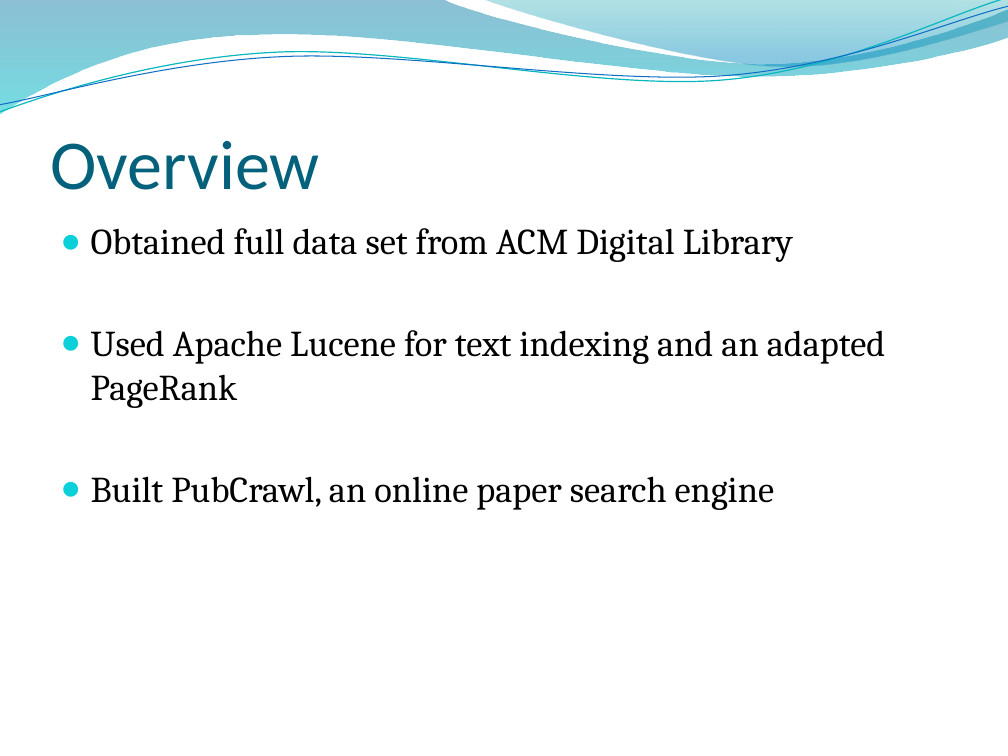
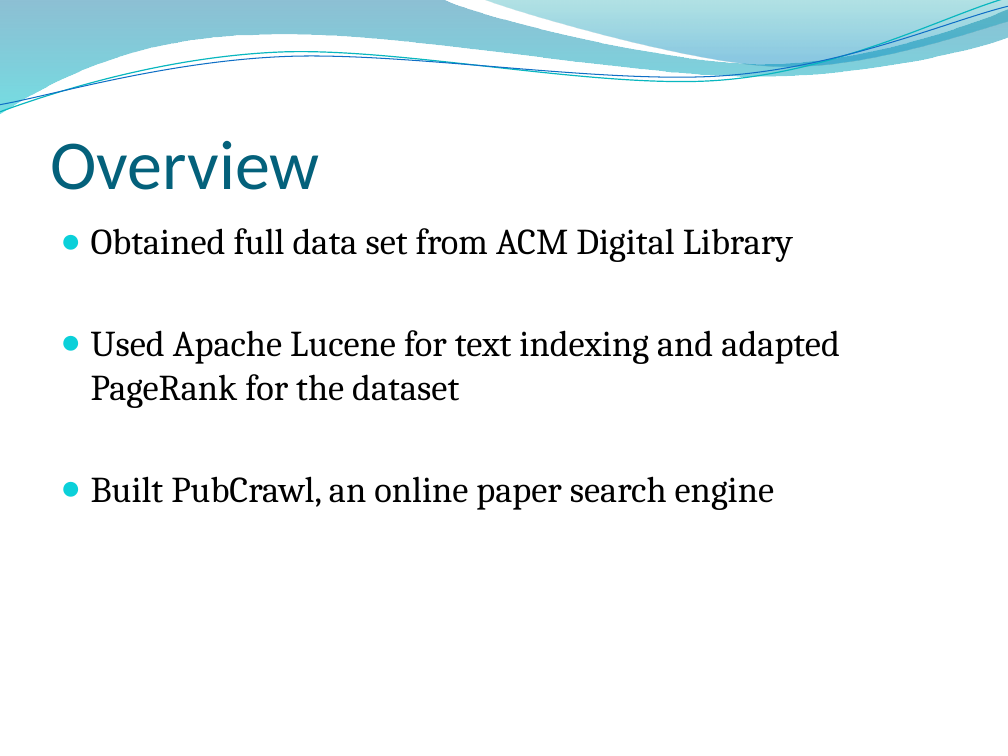
Before and after one commit to mvartakgithub/6.830-Final-Project, a slide deck: slide 3 of PubCrawlPresentation.pptx. Drawn at 1008x756 pixels with LibreOffice and Linux fonts; fonts in the diff are those of the drawing; background and template pictures are left out. Boxes give left, top, right and bottom in pixels: in the first picture for what was removed or moved away, otherwise in the second. Text is boxed around its words. In the diff, an @@ line names an element or a change of style, - is before the commit and + after.

```diff
--- a/PubCrawlPresentation.pptx
+++ b/PubCrawlPresentation.pptx
@@ text at (x1=91, y1=330, x2=840, y2=408): text changed @@
-● Used Apache Lucene for text indexing and an adapted PageRank
+● Used Apache Lucene for text indexing and adapted PageRank for the dataset
```
Also in this commit, not shown: 4 other slides changed, 4 slides added, 2 slides removed, 2 other files.
